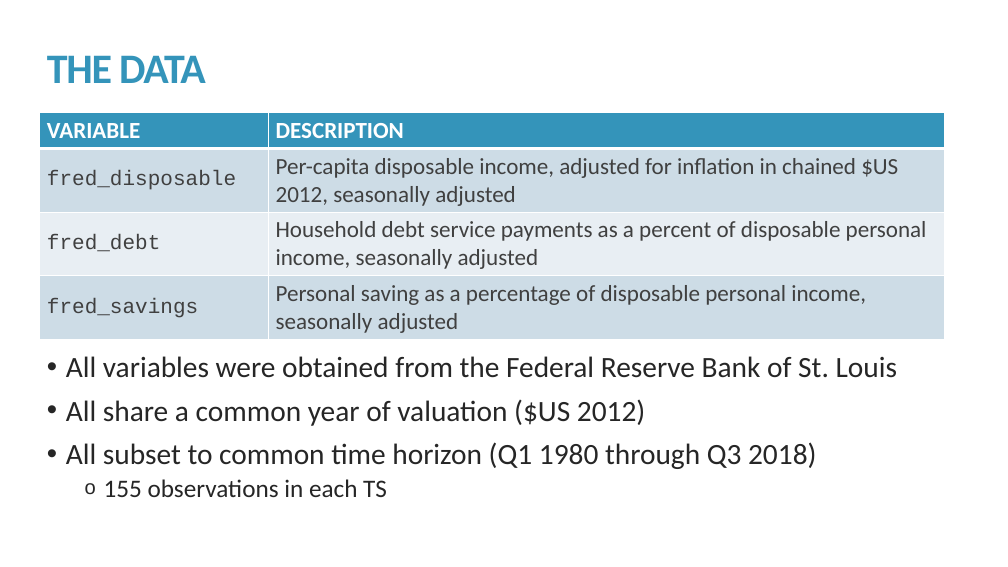
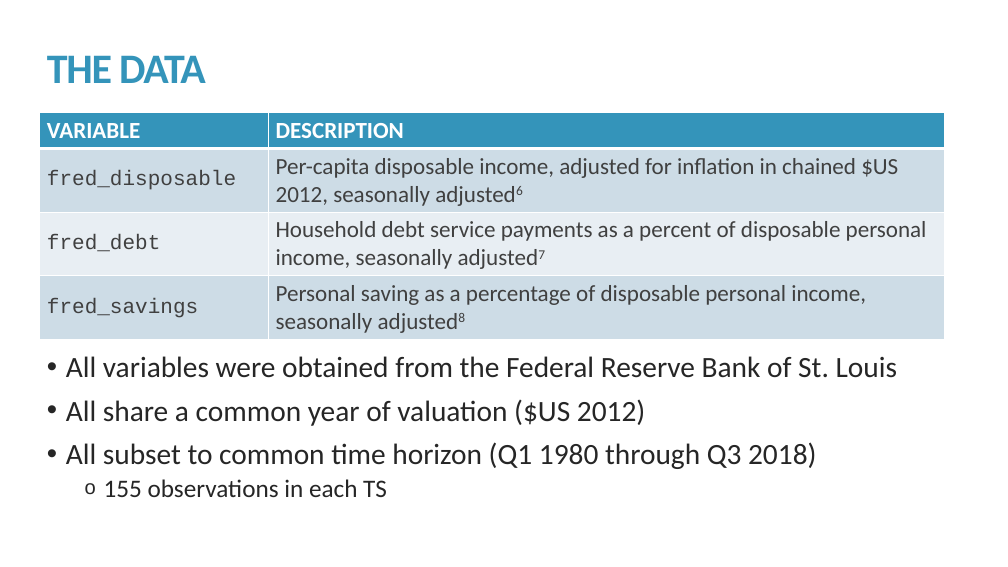
Before and after one commit to kmprioliPROF/MAT_8444_Final_Project, a slide deck: slide 4 of Prioli_Final_Proj.pptx. Drawn at 1008x567 pixels with LibreOffice and Linux fonts; fonts in the diff are those of the drawing. Boxes give left, top, right and bottom in pixels: in the first picture for what was removed or moved away, otherwise in the second. Text is boxed around its words. In the diff, an @@ line names an element or a change of style, - is before the commit and + after.

```diff
--- a/Prioli_Final_Proj.pptx
+++ b/Prioli_Final_Proj.pptx
@@ table at (x1=39, y1=113, x2=945, y2=337) @@
-row 2, column 2: Per-capita disposable income, adjusted for inflation in chained $US 2012, seasonally adjusted
+row 2, column 2: Per-capita disposable income, adjusted for inflation in chained $US 2012, seasonally adjusted6
-row 3, column 2: Household debt service payments as a percent of disposable personal income, seasonally adjusted
+row 3, column 2: Household debt service payments as a percent of disposable personal income, seasonally adjusted7
-row 4, column 2: Personal saving as a percentage of disposable personal income, seasonally adjusted
+row 4, column 2: Personal saving as a percentage of disposable personal income, seasonally adjusted8
```
Also in this commit, not shown: 9 other slides changed, 4 slides added, 3 slides removed, 3 other files.
